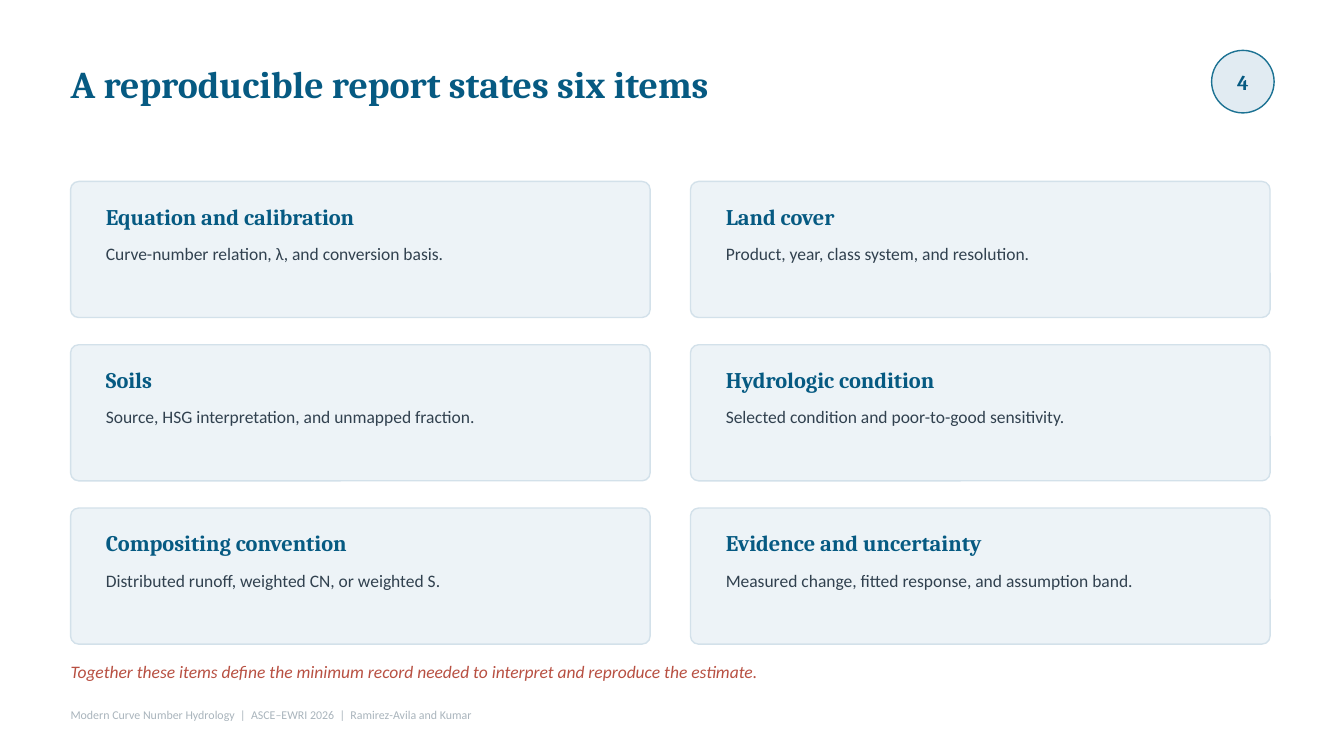
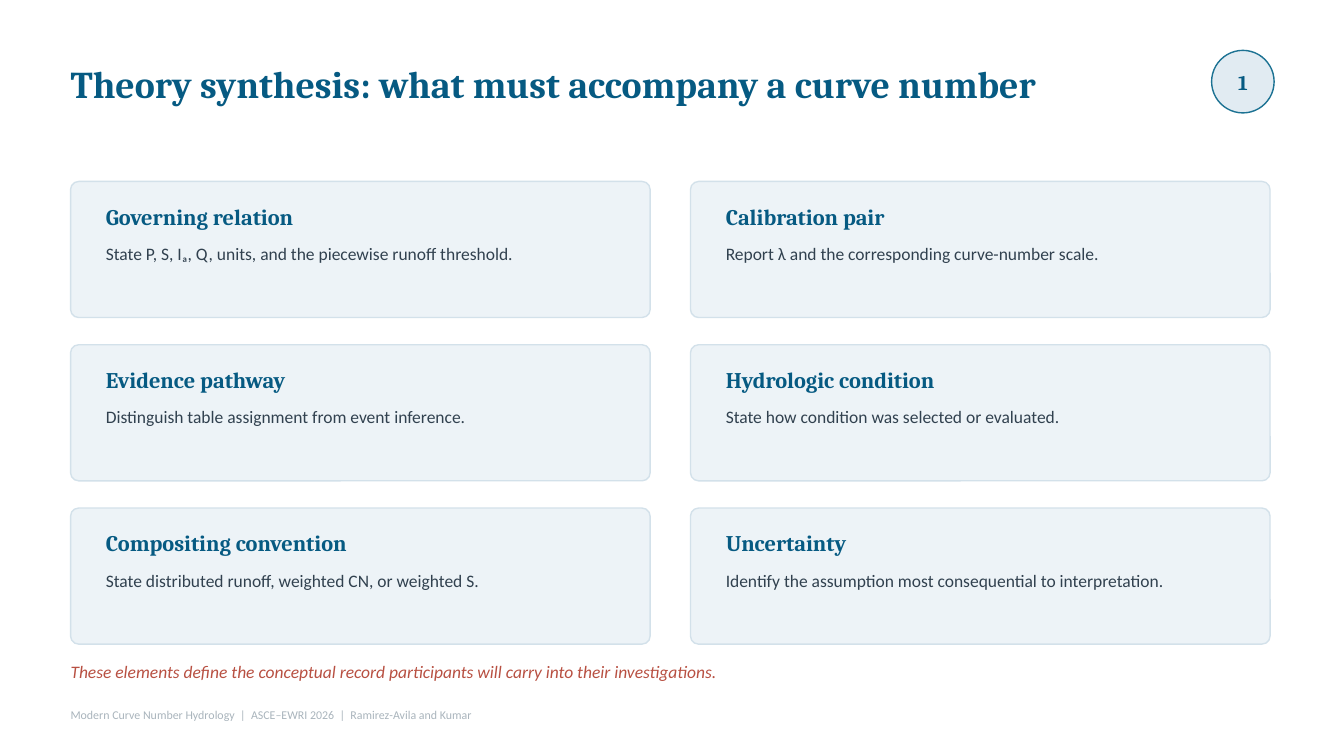
Before and after one commit to skp703/cn-workshop-2026, a slide deck: slide 13 of decks/2026_CN_Workshop_v3.pptx (slide 45 before the commit). Drawn at 1344x756 pixels with LibreOffice and Linux fonts; fonts in the diff are those of the drawing. Boxes give left, top, right and bottom in pixels: in the first picture for what was removed or moved away, otherwise in the second. Text is boxed around its words. In the diff, an @@ line names an element or a change of style, - is before the commit and + after.

Commit message:
Redesign workshop around GEE and participant investigations

```diff
--- a/decks/2026_CN_Workshop_v3.pptx
+++ b/decks/2026_CN_Workshop_v3.pptx
@@ text at (x1=71, y1=71, x2=1036, y2=107): text changed @@
-A reproducible report states six items
+Theory synthesis: what must accompany a curve number
@@ text at (x1=1238, y1=76, x2=1248, y2=90): text changed @@
-4
+1
@@ text at (x1=106, y1=209, x2=293, y2=230): text changed @@
-Equation and calibration
+Governing relation
@@ text at (x1=726, y1=209, x2=884, y2=230): text changed @@
-Land cover
+Calibration pair
@@ text at (x1=106, y1=248, x2=512, y2=263): text changed @@
-Curve-number relation, λ, and conversion basis.
+State P, S, Iₐ, Q, units, and the piecewise runoff threshold.
@@ text at (x1=726, y1=248, x2=1099, y2=263): text changed @@
-Product, year, class system, and resolution.
+Report λ and the corresponding curve-number scale.
@@ text at (x1=106, y1=372, x2=285, y2=393): text changed @@
-Soils
+Evidence pathway
@@ text at (x1=106, y1=411, x2=465, y2=426): text changed @@
-Source, HSG interpretation, and unmapped fraction.
+Distinguish table assignment from event inference.
@@ text at (x1=726, y1=411, x2=1059, y2=423): text changed @@
-Selected condition and poor-to-good sensitivity.
+State how condition was selected or evaluated.
@@ text at (x1=726, y1=535, x2=847, y2=556): text changed @@
-Evidence and uncertainty
+Uncertainty
@@ text at (x1=106, y1=575, x2=478, y2=590): text changed @@
-Distributed runoff, weighted CN, or weighted S.
+State distributed runoff, weighted CN, or weighted S.
@@ text at (x1=726, y1=575, x2=1163, y2=590): text changed @@
-Measured change, fitted response, and assumption band.
+Identify the assumption most consequential to interpretation.
@@ text at (x1=71, y1=666, x2=716, y2=681): text changed @@
-Together these items define the minimum record needed to interpret and reproduce the estimate.
+These elements define the conceptual record participants will carry into their investigations.
```
Also in this commit, not shown: 13 other slides changed, 4 slides added, 4 slides removed, 32 other files.
